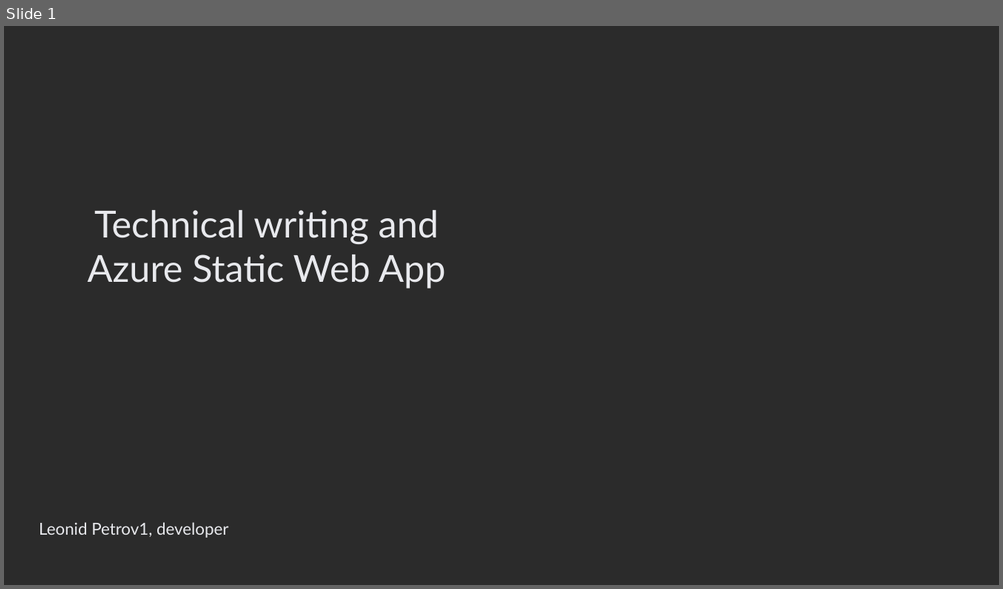
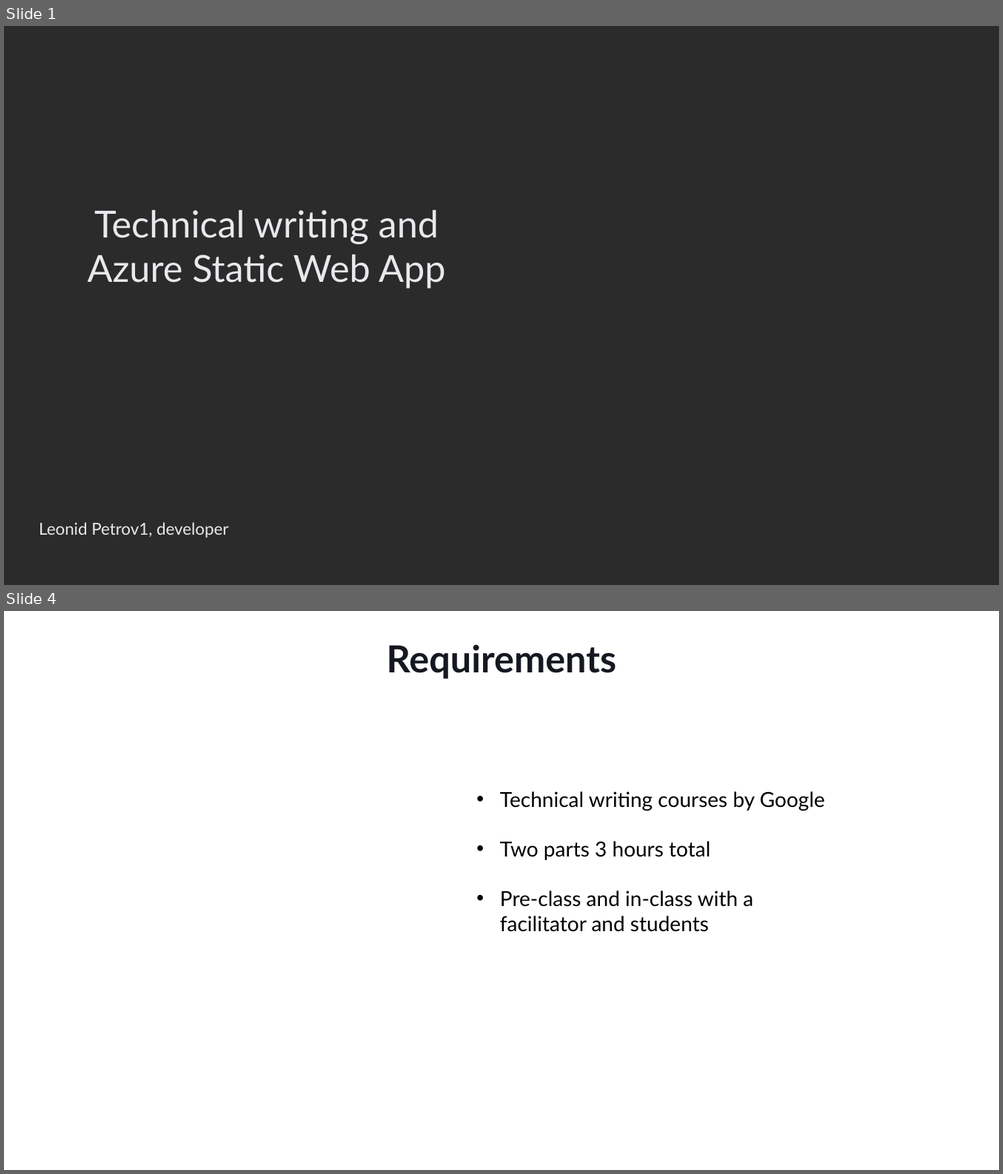
Before and after one commit to Ungerfall/ungerfall.github.io, a slide deck: presentation/tech-writing/tech-writing-azure-static-web-apps.pptx. Shown one above the other, each under a label of ours: slide 1 before the commit, slides 1 and 4 after it; the slides between them are not shown. The pictures are 1003x589 and 1003x1174 pixels, drawn with LibreOffice and Linux fonts; fonts in the diff are those of the drawing; background and template pictures are left out; a plain dark background stands for a picture behind light text. Boxes give left, top, right and bottom in pixels: in the first picture for what was removed or moved away, otherwise in the second. Text is boxed around its words. In the diff, an @@ line names an element or a change of style, - is before the commit and + after.

Commit message:
Add overview and requirements

```diff
--- a/presentation/tech-writing/tech-writing-azure-static-web-apps.pptx
+++ b/presentation/tech-writing/tech-writing-azure-static-web-apps.pptx
@@ slide 4 added at (4,611,999,1170), background #FFFFFF @@
@@ title added at (387,644,616,678), 36 pt, text #161821, bold @@
+Requirements
@@ text added at (500,792,825,932), 20 pt, text #000000 @@
+• Technical writing courses by Google
+• Two parts 3 hours total
+• Pre-class and in-class with a facilitator and students
```
Also in this commit, not shown: 4 slides changed, 3 other slides added, 1 slide removed.
